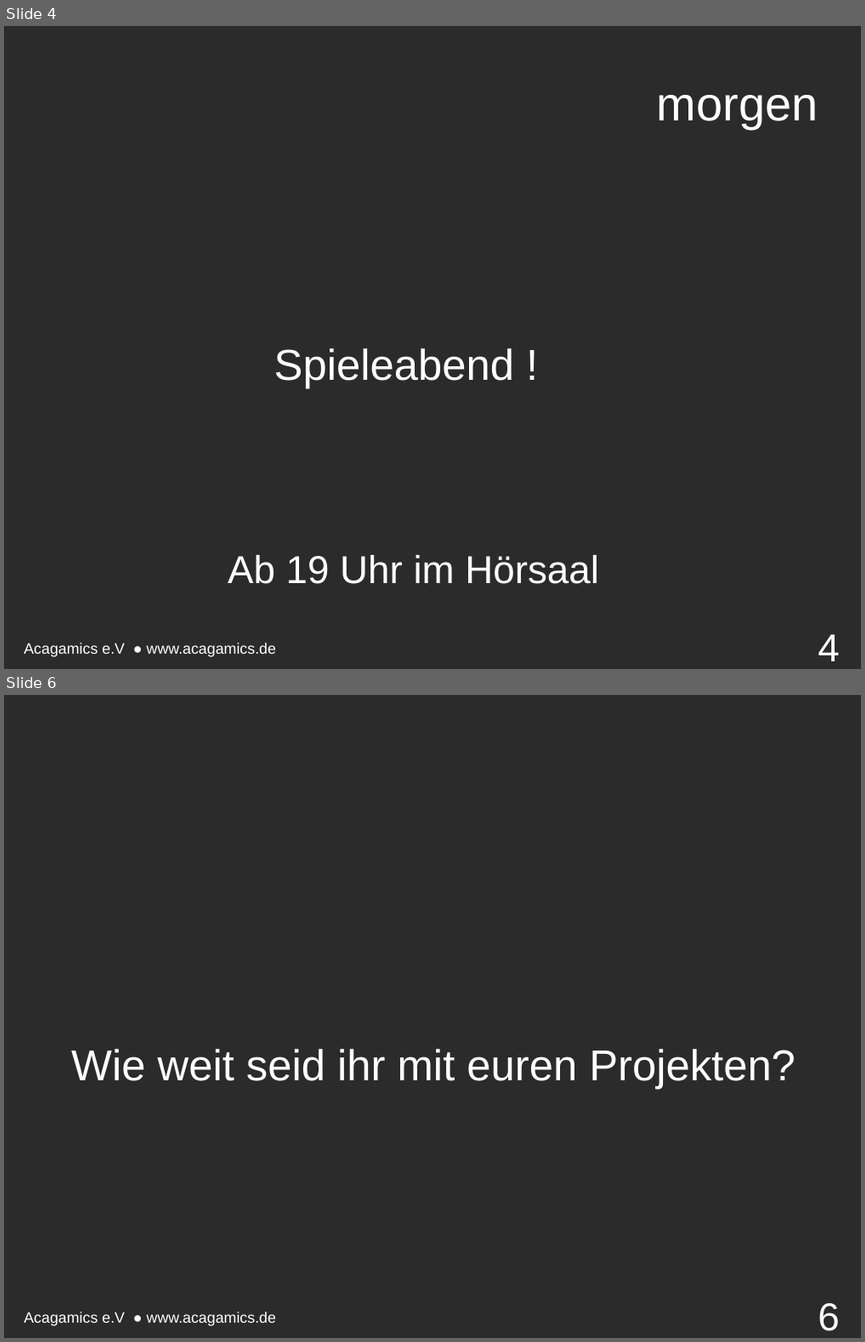
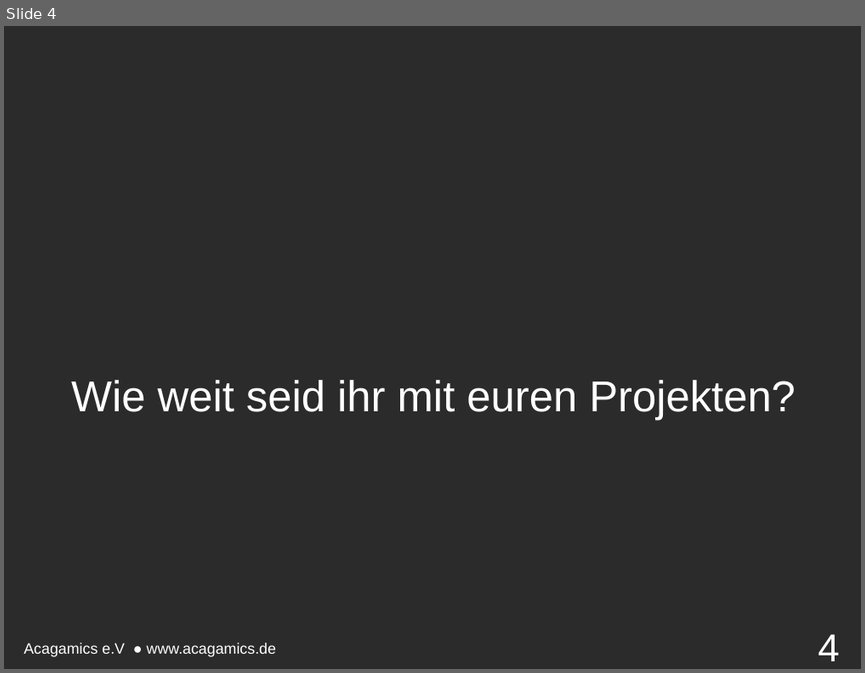
Before and after one commit to endert/Intro2D, a slide deck: 10. Vorlesung 16.12.15/10. Vorstellung.odp. Shown one above the other, each under a label of ours: slides 4 and 6 before the commit, slide 4 after it; the slides between them are not shown. The pictures are 865x1342 and 865x673 pixels, drawn with LibreOffice and Linux fonts; fonts in the diff are those of the drawing; background and template pictures are left out; a plain dark background stands for a picture behind light text. Boxes give left, top, right and bottom in pixels: in the first picture for what was removed or moved away, otherwise in the second. Text is boxed around its words. In the diff, an @@ line names an element or a change of style, - is before the commit and + after.

```diff
--- a/10. Vorlesung 16.12.15/10. Vorstellung.odp
+++ b/10. Vorlesung 16.12.15/10. Vorstellung.odp
@@ slide 4 removed at (4, 26, 861, 669), background picture (left out); not listed: 1 template element that a slide beside it also shows @@
@@ title removed at (657, 95, 817, 129) @@
-morgen
@@ subtitle removed at (228, 348, 598, 584) @@
-Spieleabend !
-Ab 19 Uhr im Hörsaal
@@ page number removed at (817, 634, 839, 661) @@
-4
@@ what was slide 6 is now slide 4 @@
@@ page number at (817, 634, 839, 661): text changed @@
-6
+4
```
Also in this commit, not shown: 1 slide changed, 5 other slides removed, 51 other files.
